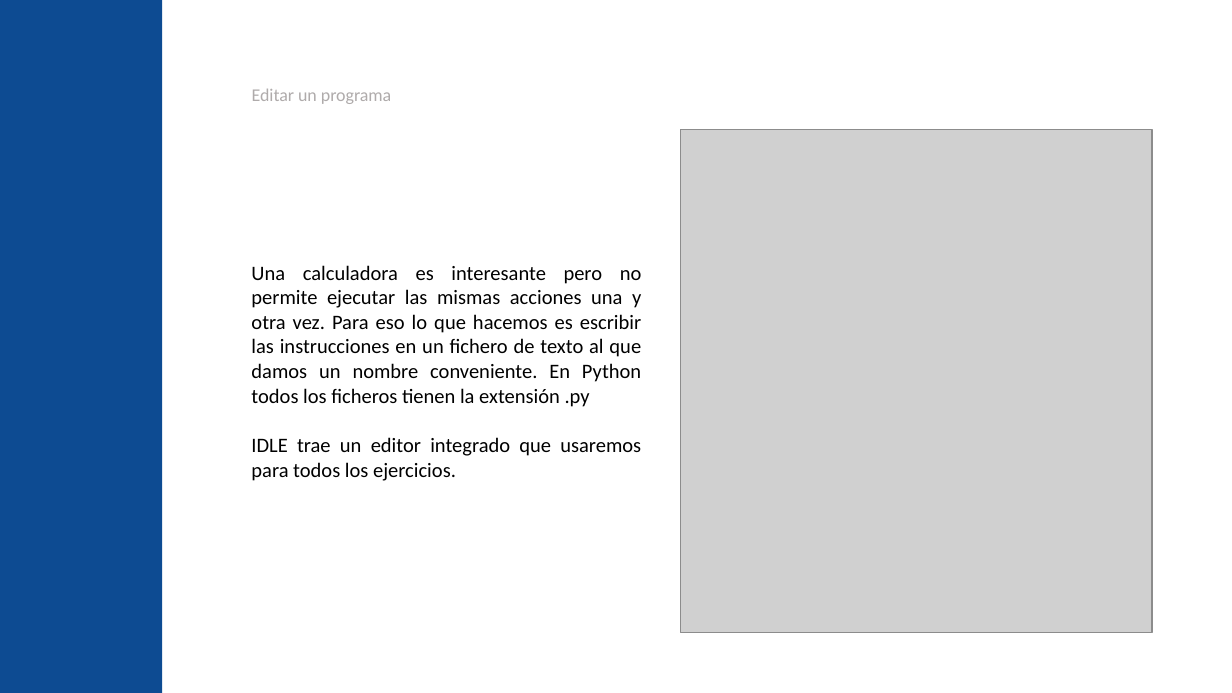
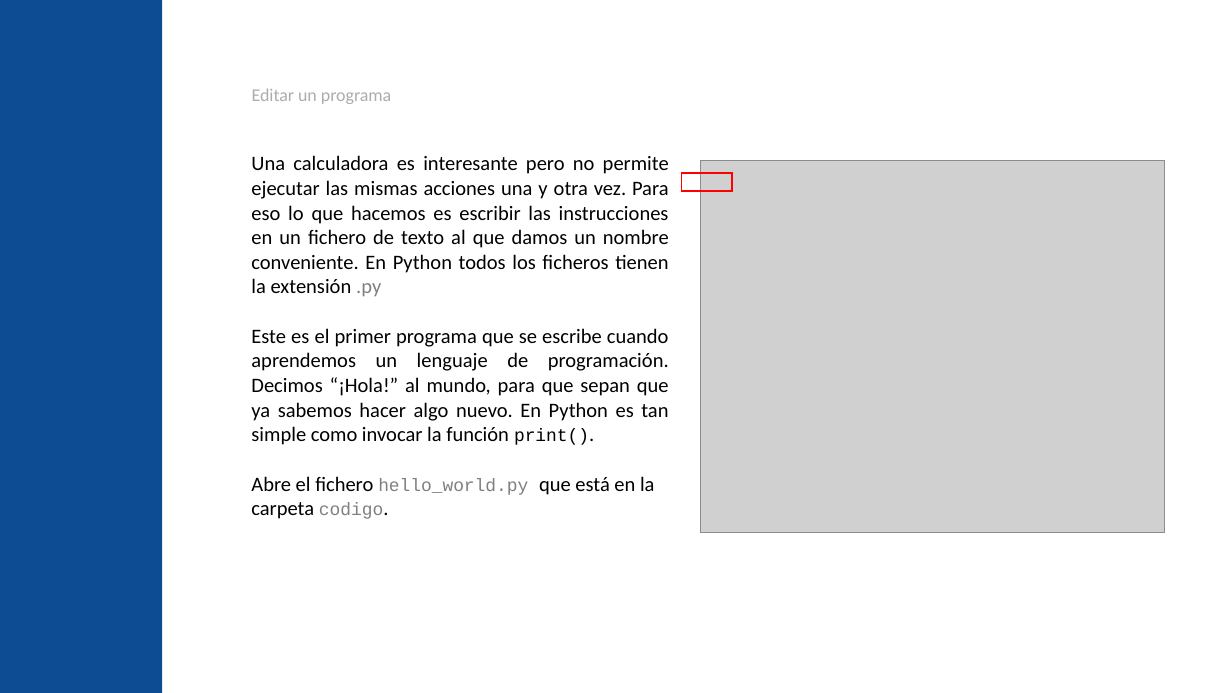
Before and after one commit to jgalgarra/introprogpython, a slide deck: slide 14 of slides/python_elemental_slides.pptx (slide 25 before the commit). Drawn at 1232x693 pixels with LibreOffice and Linux fonts; fonts in the diff are those of the drawing; grey boxes stand for pictures; background and template pictures are left out. Boxes give left, top, right and bottom in pixels: in the first picture for what was removed or moved away, otherwise in the second. Text is boxed around its words. In the diff, an @@ line names an element or a change of style, - is before the commit and + after.

Commit message:
Cambios para hacer el curso con Thonny en lugar de Anaconda

```diff
--- a/slides/python_elemental_slides.pptx
+++ b/slides/python_elemental_slides.pptx
@@ text "Una calculadora es interesante pero ...": place and size @@
-text "Una calculadora es interesante pero ..." at (251,265,642,481)
+text "Una calculadora es interesante pero ..." at (251,155,669,519)
@@ text at (251,155,669,296): text colour #000000 to #808080 in ".py" @@
@@ rectangle added at (681,172,732,191), outline #FF0000 1 pt @@
@@ picture: place and size @@
-picture at (681,129,1153,632)
+picture at (700,160,1164,532)
@@ text at (251,328,669,519): text changed @@
-IDLE trae un editor integrado que usaremos para todos los ejercicios.
+Este es el primer programa que se escribe cuando aprendemos un lenguaje de programación. Decimos “¡Hola!” al mundo, para que sepan que ya sabemos hacer algo nuevo. En Python es tan simple como invocar la función print().
+Abre el fichero hello_world.py que está en la carpeta codigo.
```
Also in this commit, not shown: 17 other slides changed, 4 slides added, 12 slides removed, 1 other file.
